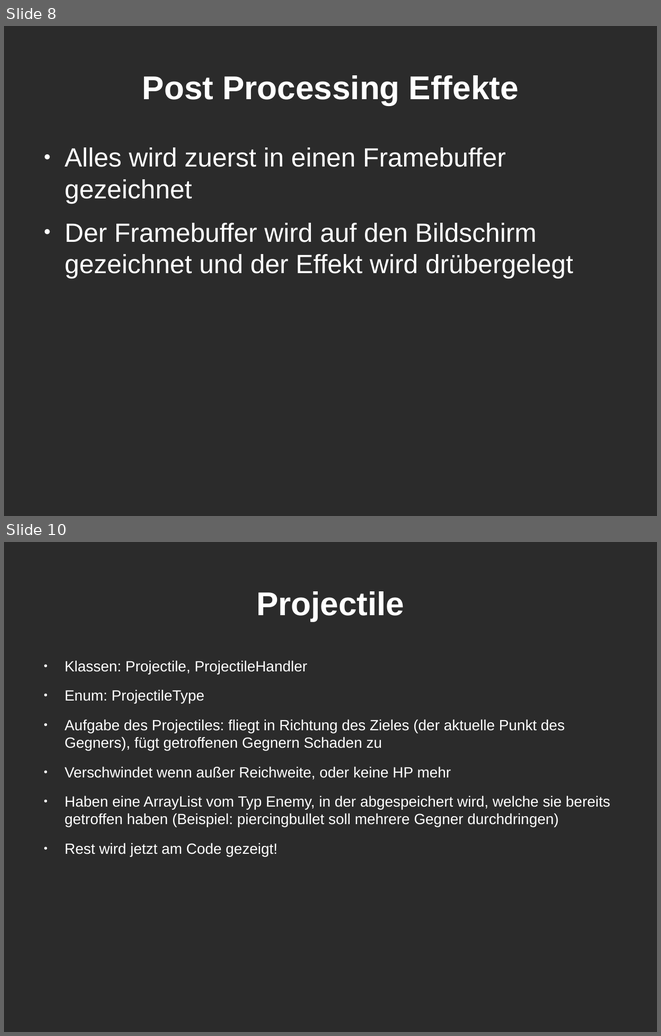
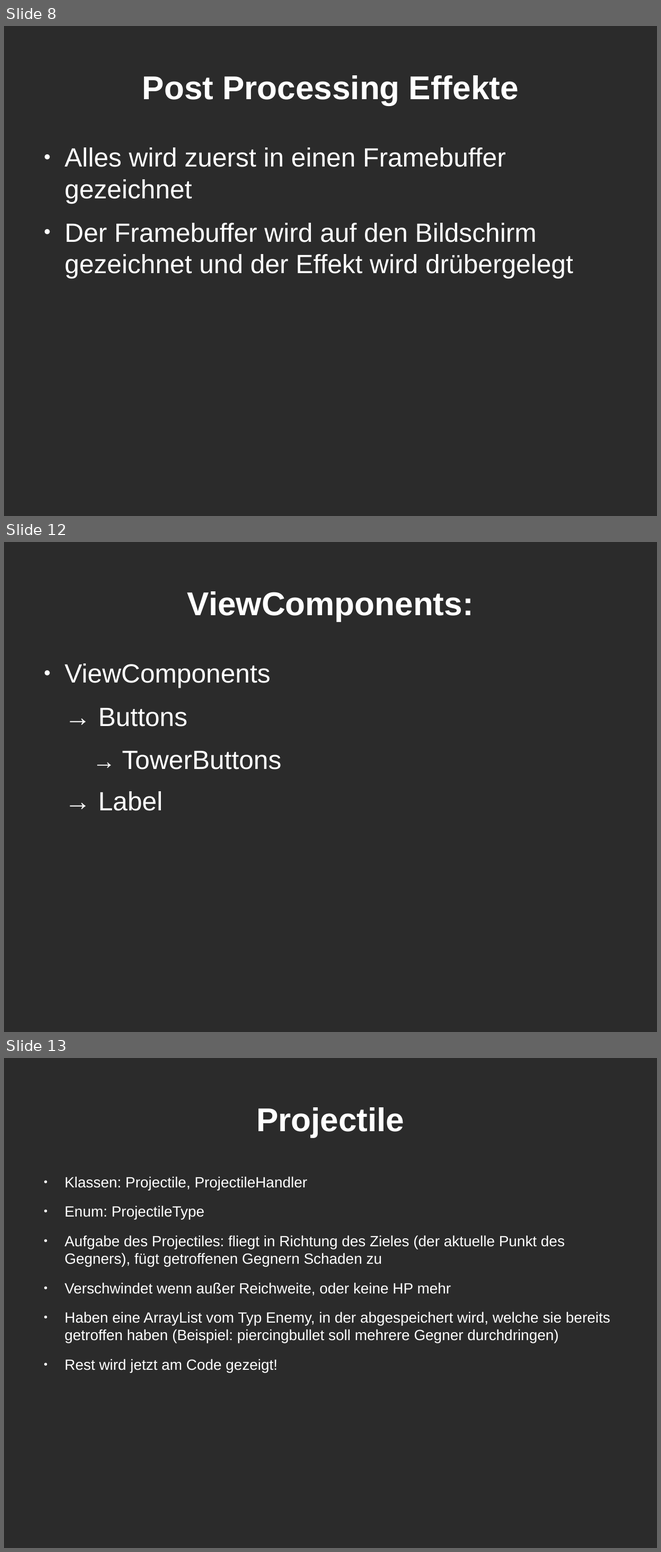
Before and after one commit to Leo1998/Kabuom, a slide deck: projektpräsentation.odp. Shown one above the other, each under a label of ours: slides 8 and 10 before the commit, slides 8, 12 and 13 after it; the slides between them are not shown. The pictures are 661x1036 and 661x1552 pixels, drawn with LibreOffice and Linux fonts; fonts in the diff are those of the drawing; background and template pictures are left out; a plain dark background stands for a picture behind light text. Boxes give left, top, right and bottom in pixels: in the first picture for what was removed or moved away, otherwise in the second. Text is boxed around its words. In the diff, an @@ line names an element or a change of style, - is before the commit and + after.

```diff
--- a/projektpräsentation.odp
+++ b/projektpräsentation.odp
@@ slide 12 added at [4,542,657,1032], background picture (left out) @@
@@ title added at [187,591,474,622], 40 pt, text #FFFFFF, bold @@
+ViewComponents:
@@ text added at [64,663,282,811], 32 pt, text #FFFFFF @@
+● ViewComponents
+→ Buttons
+  → TowerButtons
+→ Label
@@ what was slide 10 is now slide 13 @@
```
Also in this commit, not shown: 1 slide changed, 8 other slides added, 2 slides removed, 6 other files.
